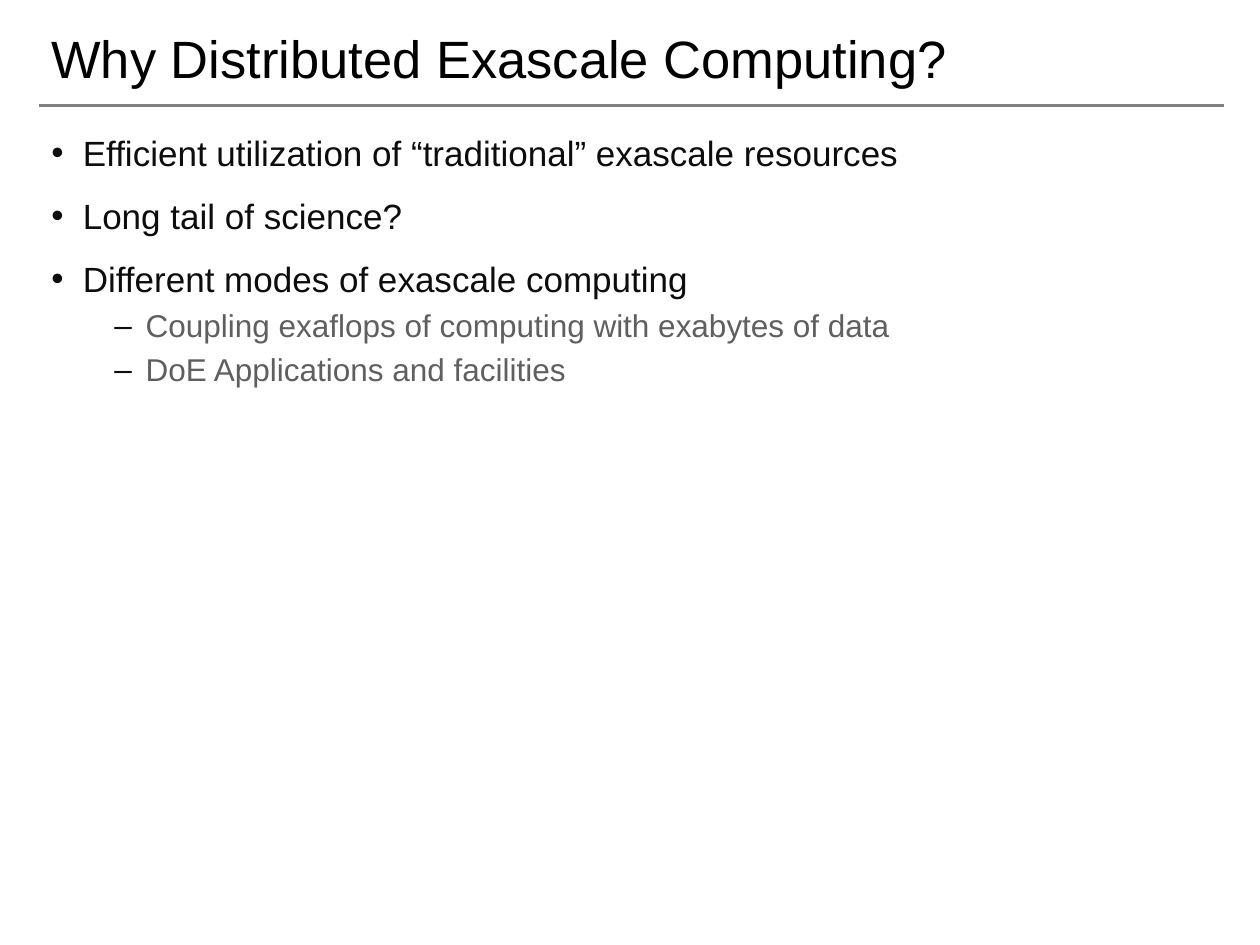
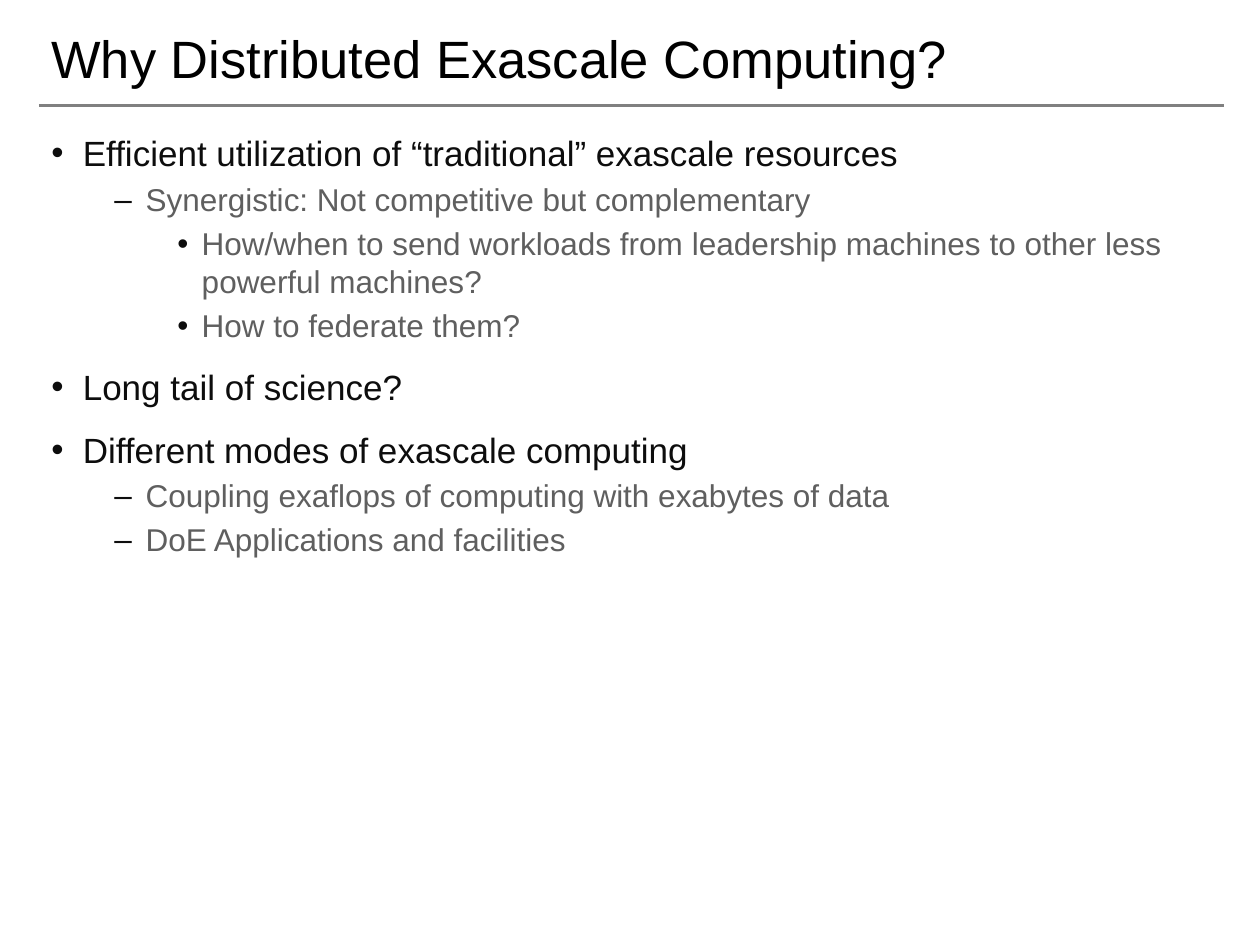
Before and after one commit to saga-project/NGMW, a slide deck: slide 3 of presentations/radical-modsim.pptx. Drawn at 1260x945 pixels with LibreOffice and Linux fonts; fonts in the diff are those of the drawing; background and template pictures are left out. Boxes give left, top, right and bottom in pixels: in the first picture for what was removed or moved away, otherwise in the second. Text is boxed around its words. In the diff, an @@ line names an element or a change of style, - is before the commit and + after.

```diff
--- a/presentations/radical-modsim.pptx
+++ b/presentations/radical-modsim.pptx
@@ text at (x1=146, y1=188, x2=1161, y2=338): paragraphs added @@
+  – Synergistic: Not competitive but complementary
+    • How/when to send workloads from leadership machines to other less powerful machines?
+    • How to federate them?
```
Also in this commit, not shown: 10 other slides changed, 2 slides removed.
